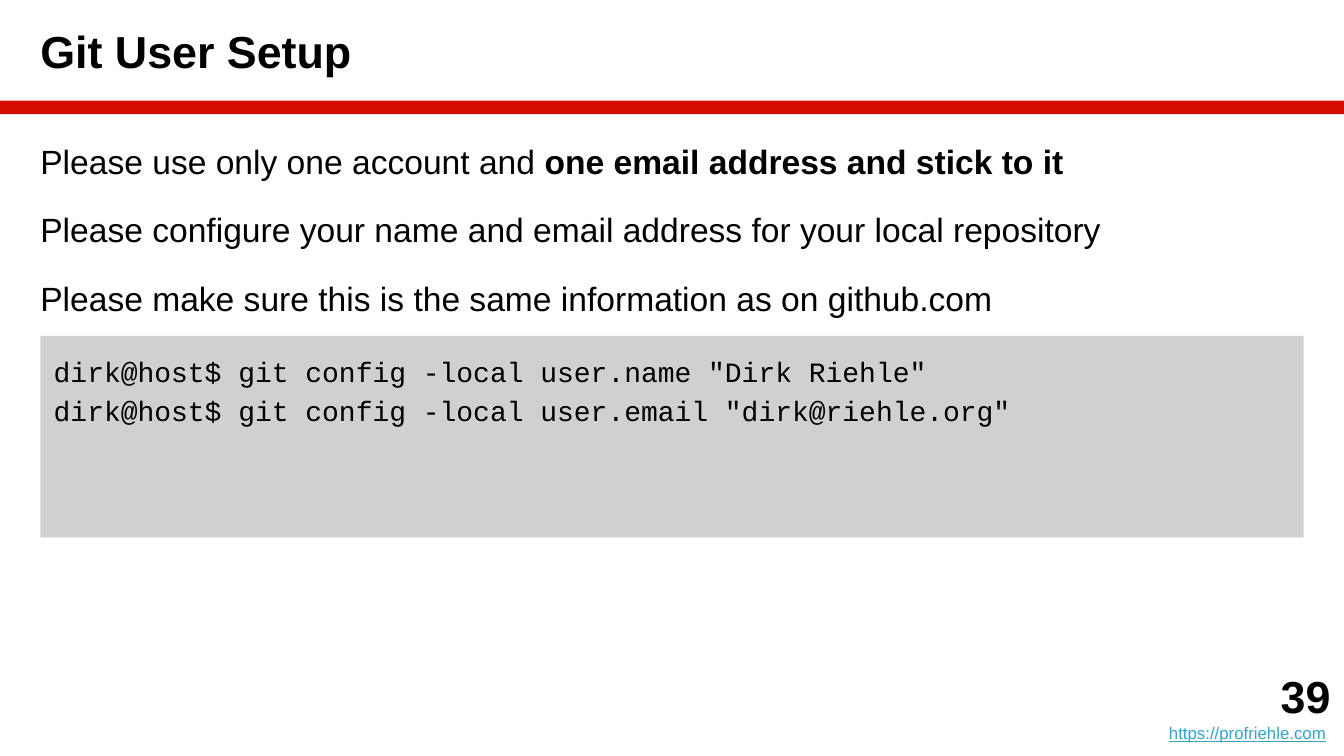
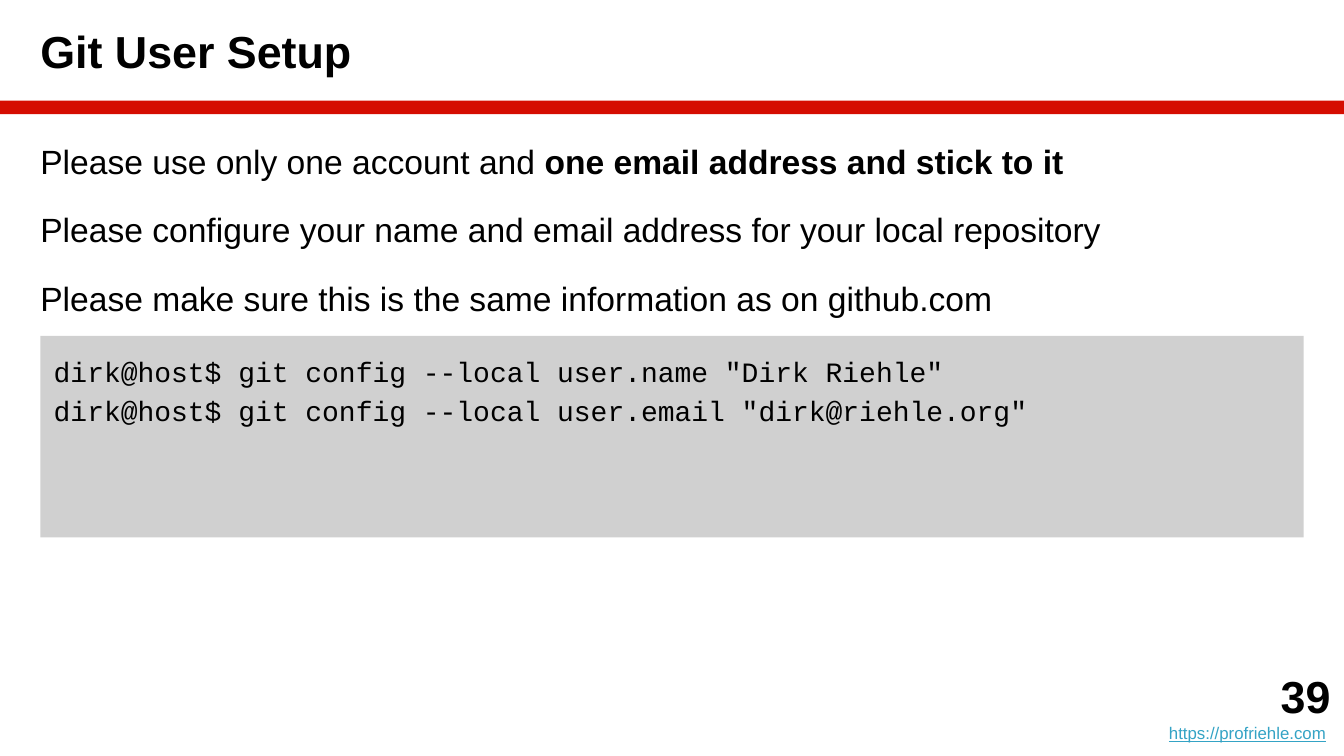
Before and after one commit to dirkriehle/amos-course, a slide deck: slide 39 of Lecture slides/AMOS B01 - Team and Tools.pptx. Drawn at 1344x756 pixels with LibreOffice and Linux fonts; fonts in the diff are those of the drawing. Boxes give left, top, right and bottom in pixels: in the first picture for what was removed or moved away, otherwise in the second. Text is boxed around its words. In the diff, an @@ line names an element or a change of style, - is before the commit and + after.

```diff
--- a/Lecture slides/AMOS B01 - Team and Tools.pptx
+++ b/Lecture slides/AMOS B01 - Team and Tools.pptx
@@ text in rectangle at (54,362,1027,427): text changed @@
-dirk@host$ git config -local user.name "Dirk Riehle"
-dirk@host$ git config -local user.email "dirk@riehle.org"
+dirk@host$ git config --local user.name "Dirk Riehle"
+dirk@host$ git config --local user.email "dirk@riehle.org"
```
Also in this commit, not shown: 3 other files.
